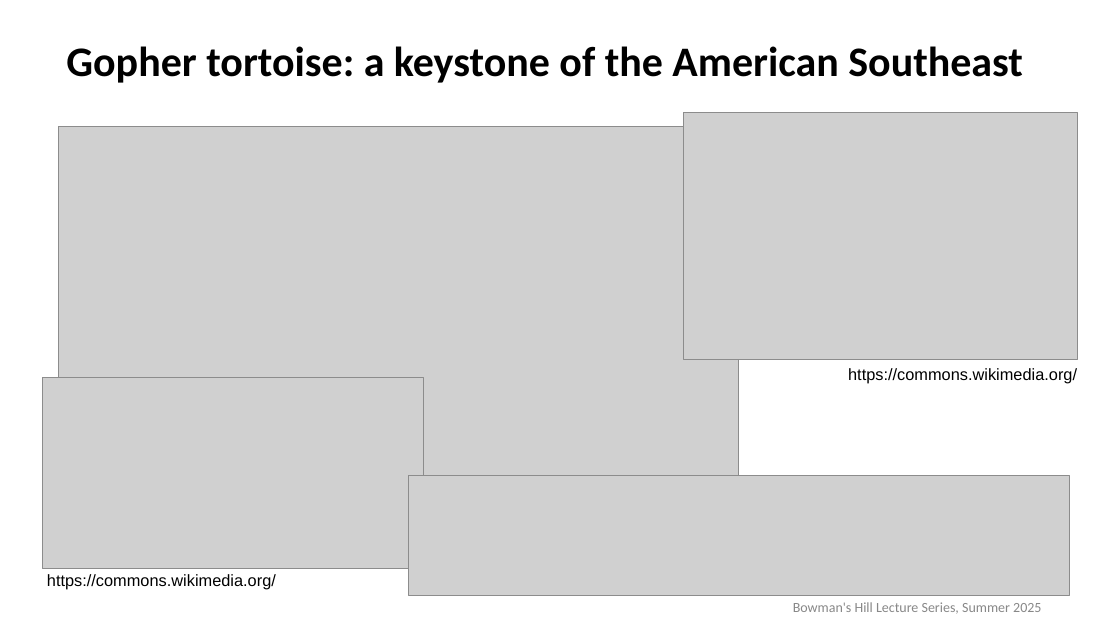
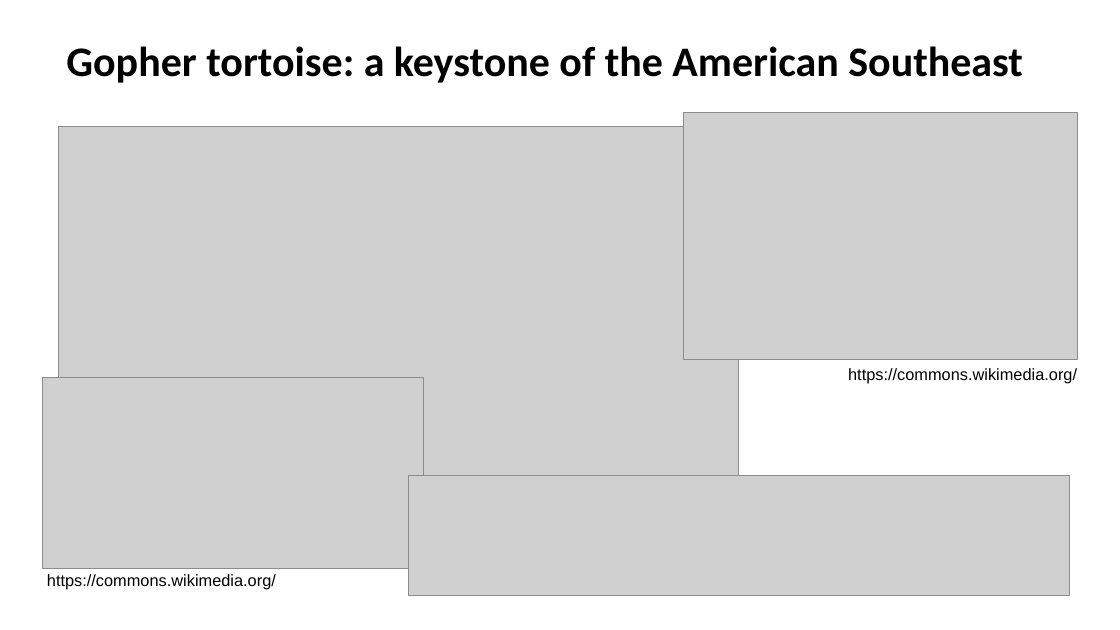
Before and after one commit to kevintshoemaker/NRES-470, a slide deck: slide 1 of GT1.pptx. Drawn at 1120x630 pixels with LibreOffice and Linux fonts; fonts in the diff are those of the drawing; grey boxes stand for pictures. Boxes give left, top, right and bottom in pixels: in the first picture for what was removed or moved away, otherwise in the second. Text is boxed around its words. In the diff, an @@ line names an element or a change of style, - is before the commit and + after.

```diff
--- a/GT1.pptx
+++ b/GT1.pptx
@@ text removed at (x1=793, y1=602, x2=1041, y2=614) @@
-Bowman's Hill Lecture Series, Summer 2025
```
Also in this commit, not shown: 10 other slides changed, 5 other files.
